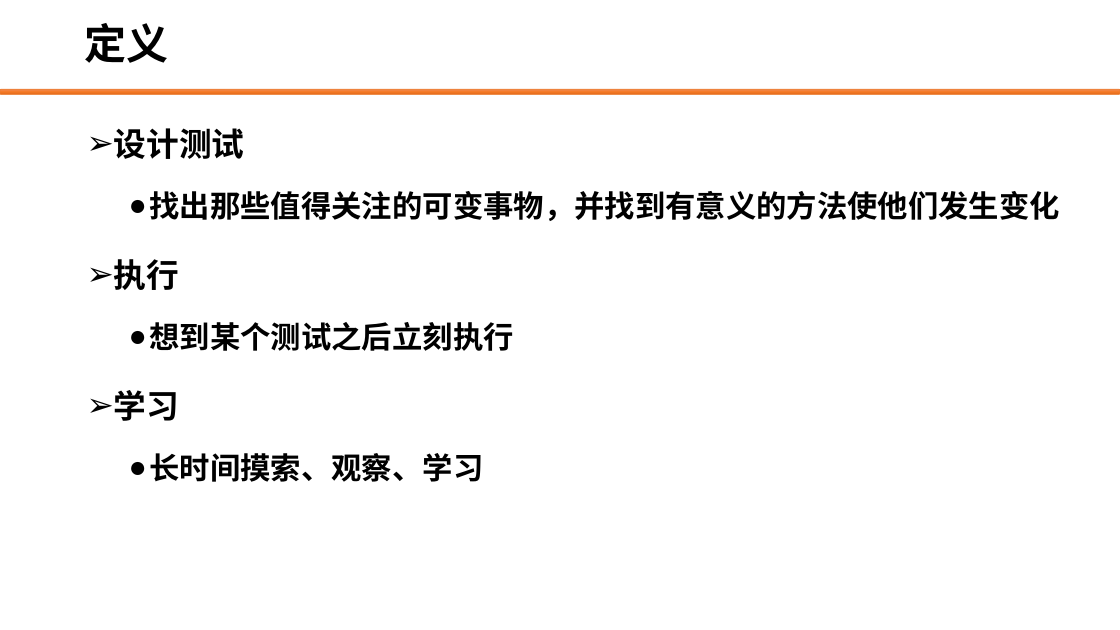
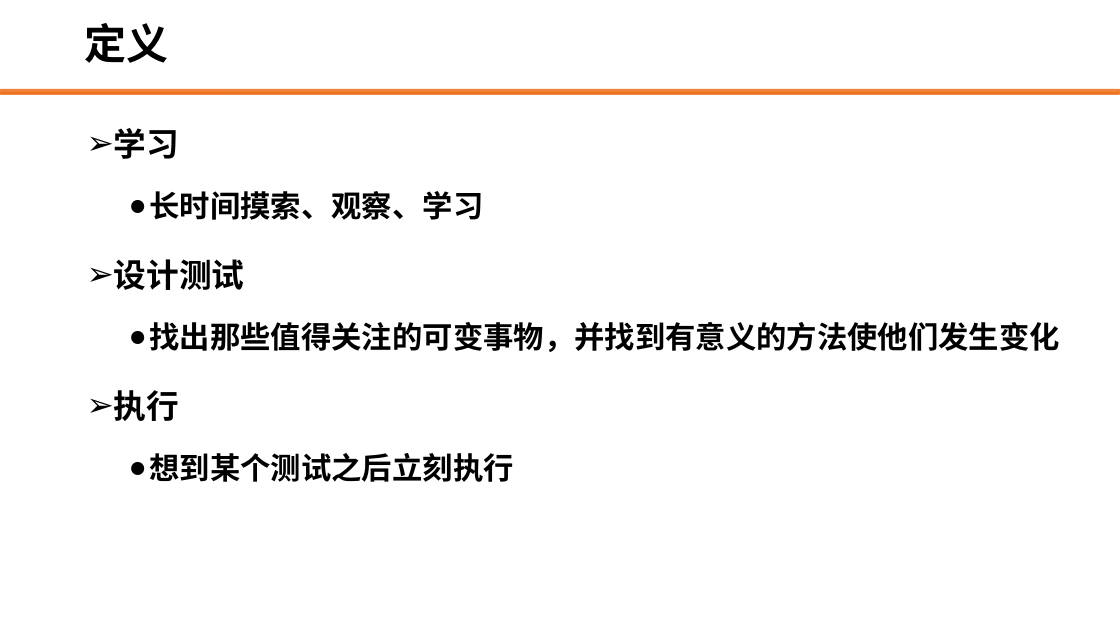
Before and after one commit to edu2act/course-web-system-testing, a slide deck: slide 5 of materials/slides/2.1 探索式软件测试概述.pptx (slide 4 before the commit). Drawn at 1120x630 pixels with LibreOffice and Linux fonts; fonts in the diff are those of the drawing; background and template pictures are left out. Boxes give left, top, right and bottom in pixels: in the first picture for what was removed or moved away, otherwise in the second. Text is boxed around its words. In the diff, an @@ line names an element or a change of style, - is before the commit and + after.

```diff
--- a/materials/slides/2.1 探索式软件测试概述.pptx
+++ b/materials/slides/2.1 探索式软件测试概述.pptx
@@ text at (114, 128, 484, 220): paragraphs added @@
+➢ 学习
+  ● 长时间摸索、观察、学习
@@ text at (114, 390, 484, 482): paragraphs removed @@
-➢ 学习
-  ● 长时间摸索、观察、学习
```
Also in this commit, not shown: 1 other slide changed, 2 slides added, 42 other files.
